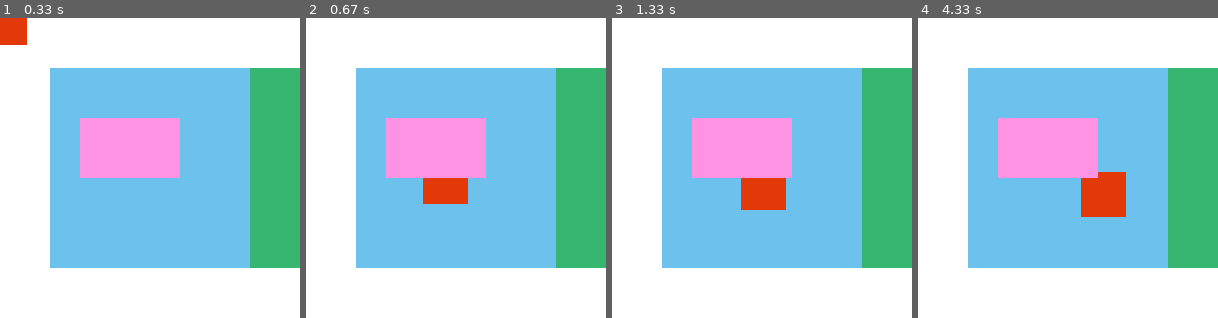
Above: before the commit, frames 1-4 (left to right).
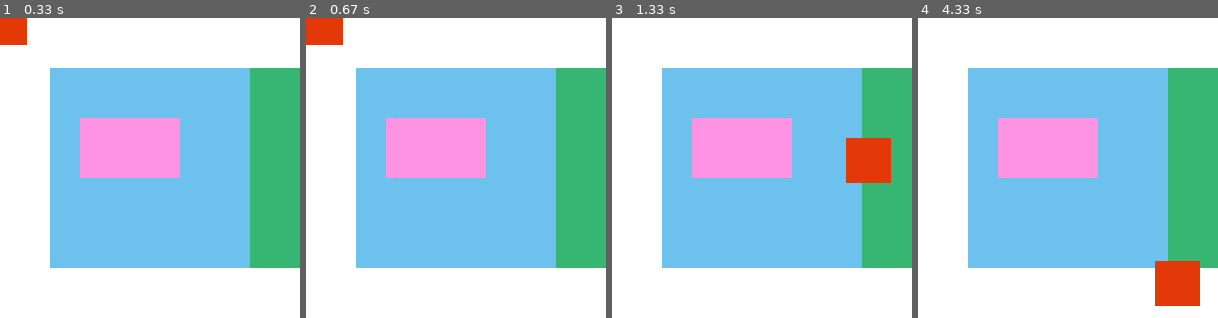
Above: after the commit, the same moments.

Repository: italogama/PyGame-LearnCafe
Game: pygame game, started from Aula 4 Inicio/Aula 04.py
Two runs of this game, one before a commit and one after it. Both use one fixed random seed, a clock stepped at 60 frames per second and the inputs below.
Inputs (mouse positions are in pixels of both pictures, inside the frame that each line leads up to):
- Up to frame 1 (0.33 s): no input
- Up to frame 2 (0.67 s): hold Right from 0.33 s (still down); move the mouse to (444, 180) at 0.37 s
- Up to frame 3 (1.33 s): release Right at 0.8 s; hold Up 0.83-1.13 s; move the mouse to (858, 159) at 0.87 s; hold Right from 1.17 s (still down); move the mouse to (762, 186) at 1.2 s
- Up to frame 4 (4.33 s): release Right at 1.63 s; hold Left 1.67-2.2 s; move the mouse to (996, 171) at 1.7 s; hold Down 2.23-2.53 s; move the mouse to (1098, 234) at 2.27 s; hold Left 2.57-2.97 s; move the mouse to (975, 237) at 2.6 s; hold Up 3-3.37 s; move the mouse to (1113, 63) at 3.03 s; hold Right 3.4-4.03 s; move the mouse to (1176, 273) at 3.43 s; hold Down from 4.07 s (still down); move the mouse to (1104, 195) at 4.1 s

Frame 1 is identical in both runs. In frame 2, 2.4% of the frame differs, in the area x 0-54%, y 0-62%; in frame 3, 3.9%; in frame 4, 4.4%, in the area x 54-94%, y 51-96%.

Commit message:
Aula 16 - Verificando colisões

Diff:
--- a/Aula 4 Inicio/Aula 04.py
+++ b/Aula 4 Inicio/Aula 04.py
@@ -60,9 +60,15 @@
         tela.blit(sup, [50,50]) #chamando a superficie
         tela.blit(sup2, [250,50]) #chamando a superficie 2
         tela.blit(sup2, [250,150])
+
+        (xant, yant) = (ret.left, ret.top)
         (ret.left, ret.top) = pygame.mouse.get_pos() #Evento de captura do mouse
         ret.left -= ret.width/2   #Coloca cursos no centro do objeto ret
         ret.top -= ret.height/2
+        if ret.colliderect(ret2): #testando colisão com objeto
+            print("opa")
+            (ret.left, ret.top) = (xant, yant)
+
         pygame.draw.rect(tela, cor_vermelha, ret) #inserindo retangulo
         pygame.draw.rect(tela, cor_rosa, ret2)
         pygame.display.update() #Chamar atualização na Tela
